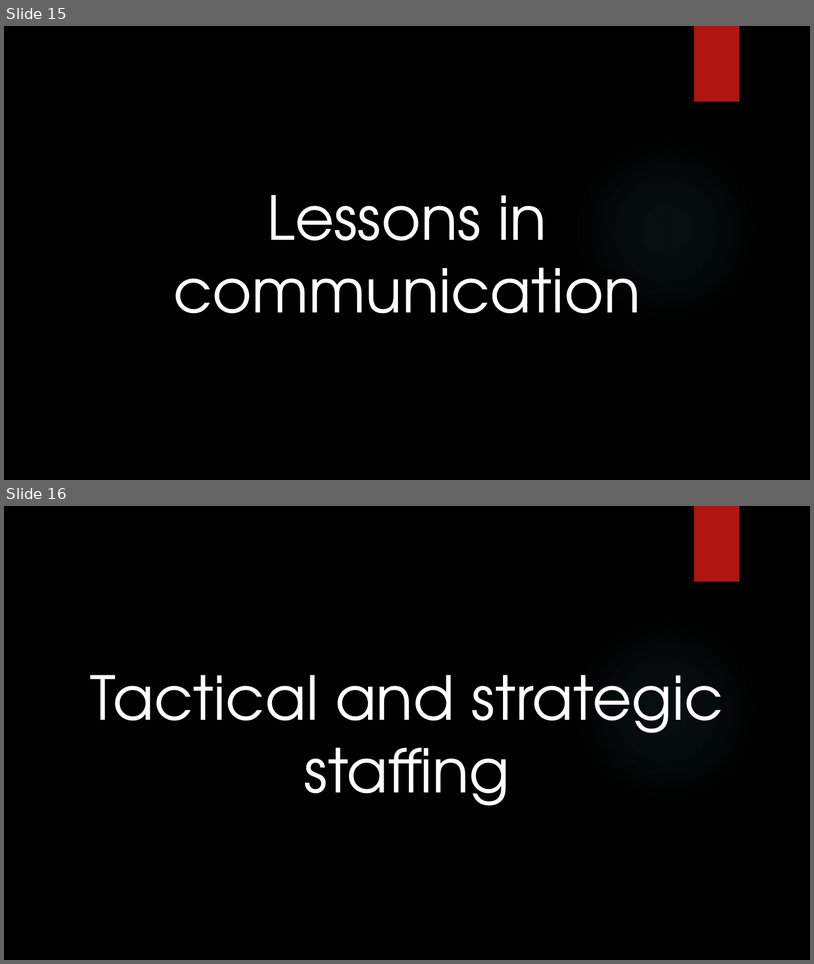
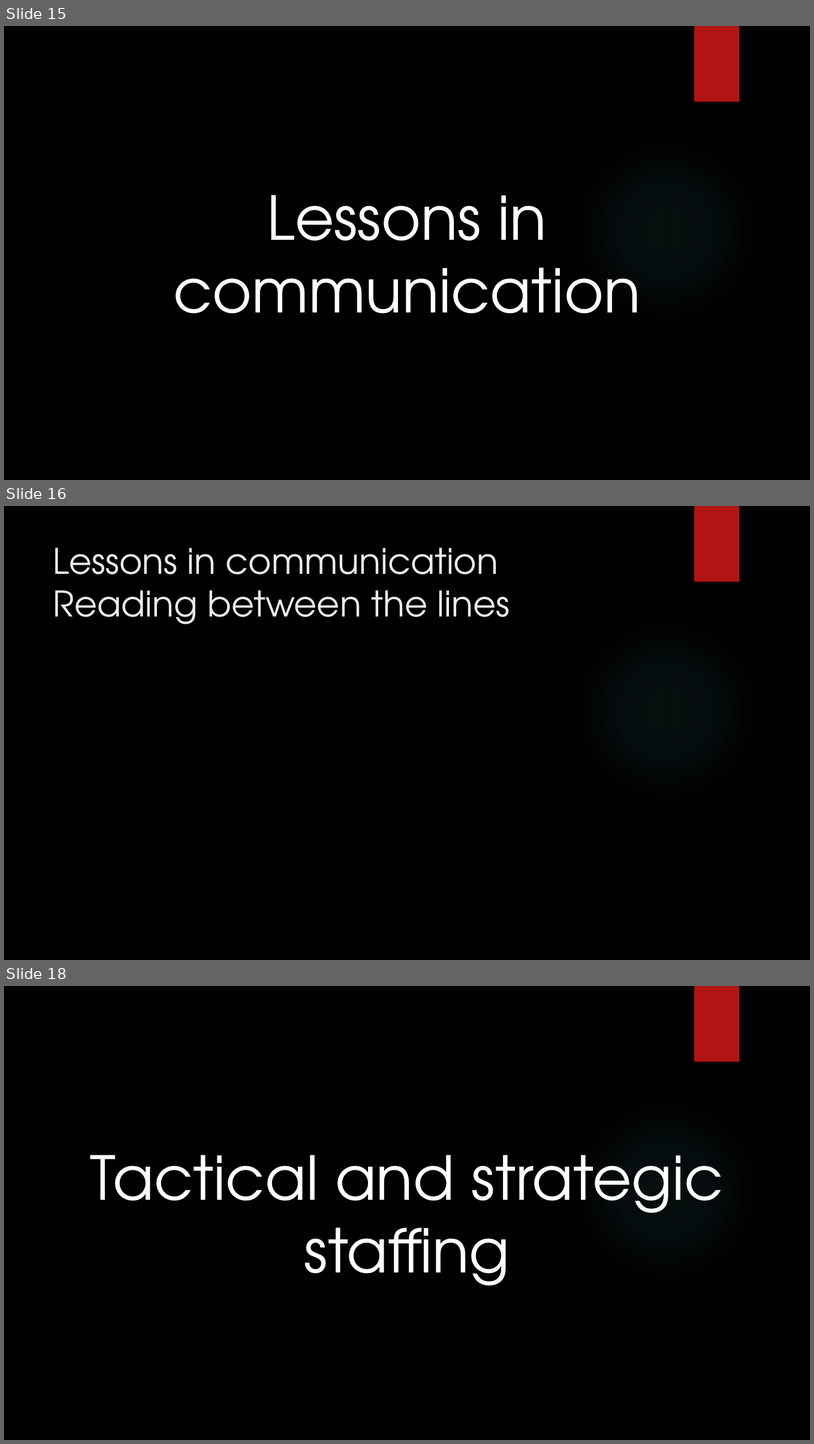
Before and after one commit to dennisdietrich/First180Days, a slide deck: Sitting in meetings all day long.pptx. Shown one above the other, each under a label of ours: slides 15 and 16 before the commit, slides 15, 16 and 18 after it; the slides between them are not shown. The pictures are 814x964 and 814x1444 pixels, drawn with LibreOffice and Linux fonts; fonts in the diff are those of the drawing; background and template pictures are left out. Boxes give left, top, right and bottom in pixels: in the first picture for what was removed or moved away, otherwise in the second. Text is boxed around its words. In the diff, an @@ line names an element or a change of style, - is before the commit and + after.

```diff
--- a/Sitting in meetings all day long.pptx
+++ b/Sitting in meetings all day long.pptx
@@ slide 16 added at (4, 506, 810, 960), background picture (left out); not listed: 2 template elements that a slide beside it also shows @@
@@ title added at (53, 547, 510, 624), 42 pt, text #EBEBEB @@
+Lessons in communication
+Reading between the lines
@@ what was slide 16 is now slide 18 @@
```
Also in this commit, not shown: 1 slide changed, 8 other slides added.
